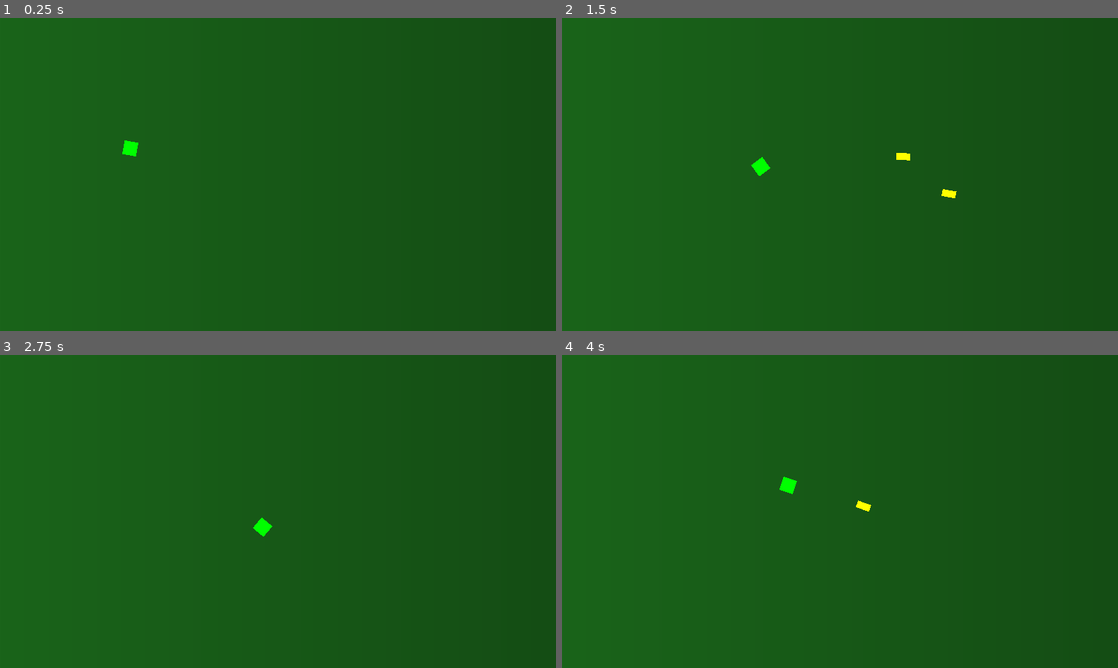
Above: before the commit, frames 1-4 (two rows, left to right).
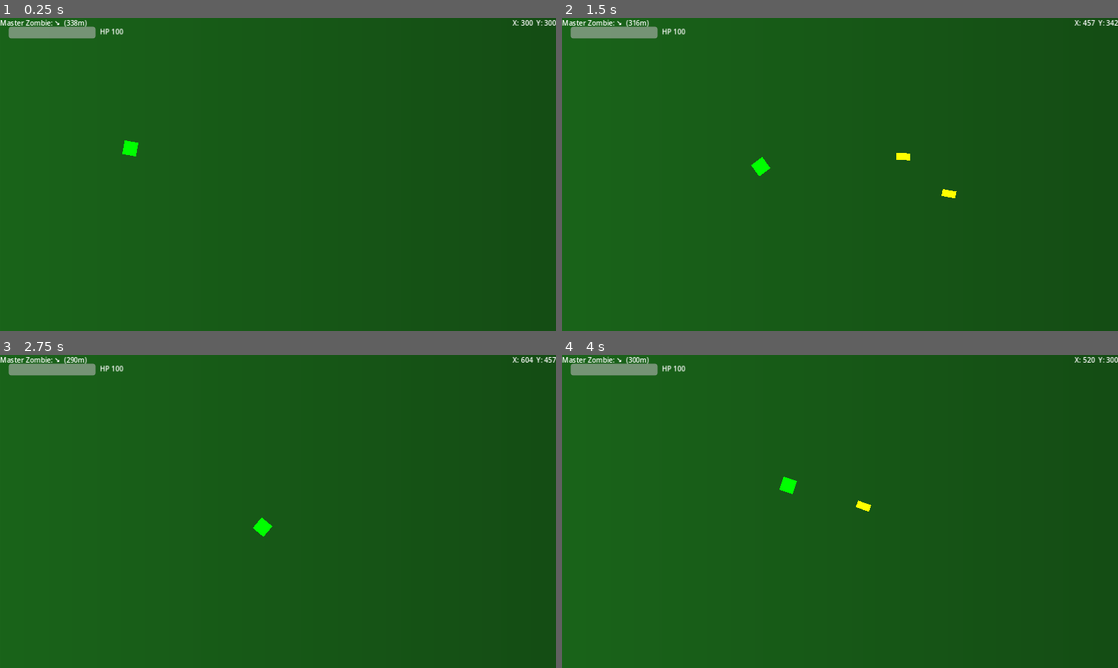
Above: after the commit, the same moments.

Repository: MKBSP/Zombie-game
Game: Godot game, scene res://scenes/world/world.tscn
Same seed, same stepped clock (60 frames per second), same inputs: the game is played once before the commit and once after it.
Inputs (mouse positions are in pixels of both pictures, inside the frame that each line leads up to):
- Up to frame 1 (0.25 s): no input
- Up to frame 2 (1.5 s): tap Enter (ui_accept) at 0.5, 0.77 s; move the mouse to (962, 158) at 0.52 s; hold D (move_right) 0.53-1.28 s; click (962, 158) at 0.67 s; move the mouse to (728, 190) at 1.27 s; hold S (move_down) from 1.28 s (still down)
- Up to frame 3 (2.75 s): tap Enter (ui_accept) at 1.52 s; move the mouse to (333, 442) at 2.02 s; release S (move_down) at 2.03 s; hold D (move_right) from 2.03 s (still down)
- Up to frame 4 (4 s): move the mouse to (812, 574) at 2.77 s; release D (move_right) at 2.78 s; hold W (move_up) 2.78-3.53 s; click (812, 574) at 2.92 s; tap Enter (ui_accept) at 3.02, 3.77 s; move the mouse to (1006, 558) at 3.52 s; hold A (move_left) from 3.53 s (still down)

The runs differ from the first frame. In frame 1, 0.9% of the frame differs, in the area x 0-100%, y 0-7%; in frame 2, 0.9%; in frame 3, 0.9%; in frame 4, 0.9%.

Commit message:
added hud now

Diff:
--- a/project.godot
+++ b/project.godot
@@ -45,6 +45,11 @@
 "events": [Object(InputEventKey,"resource_local_to_scene":false,"resource_name":"","device":-1,"window_id":0,"alt_press …(192 unchanged characters)…
 ]
 }
+toggle_debug={
+"deadzone": 0.5,
+"events": [Object(InputEventKey,"resource_local_to_scene":false,"resource_name":"","device":0,"window_id":0,"alt_pressed":false,"shift_pressed":false,"ctrl_pressed":false,"meta_pressed":false,"pressed":false,"keycode":0,"physical_keycode":4194332,"key_label":0,"unicode":0,"location":0,"echo":false,"script":null)
+]
+}
 
 [layer_names]
 
--- /dev/null
+++ b/scenes/ui/hud.gd
@@ -0,0 +1,63 @@
+extends Control
+
+@onready var hp_bar: ProgressBar = $HPBar
+@onready var hp_label: Label = $HPLabel
+@onready var compass_label: Label = $CompassLabel
+@onready var debug_coords: Label = $DebugCoords
+
+var shooter: Node2D = null
+var master_zombie: Node2D = null
+var debug_visible: bool = true
+
+
+func setup(p_shooter: Node2D, p_master_zombie: Node2D) -> void:
+	shooter = p_shooter
+	master_zombie = p_master_zombie
+	# Connect to the shooter's hp_changed signal
+	if shooter.has_signal("hp_changed"):
+		shooter.hp_changed.connect(_on_hp_changed)
+
+
+func _process(_delta: float) -> void:
+	if shooter == null:
+		return
+
+	# Update compass
+	_update_compass()
+
+	# Update debug coordinates
+	if debug_visible:
+		debug_coords.text = "X: %d  Y: %d" % [int(shooter.global_position.x), int(shooter.global_position.y)]
+	else:
+		debug_coords.text = ""
+
+
+func _unhandled_input(event: InputEvent) -> void:
+	# Toggle debug info with F1
+	if event.is_action_pressed("toggle_debug"):
+		debug_visible = not debug_visible
+
+
+func _on_hp_changed(new_hp: int) -> void:
+	hp_bar.value = new_hp
+	hp_label.text = "HP %d" % new_hp
+
+
+func _update_compass() -> void:
+	if master_zombie == null or not is_instance_valid(master_zombie):
+		compass_label.text = "Master Zombie: DEAD"
+		return
+
+	var dir := (master_zombie.global_position - shooter.global_position).normalized()
+	var angle := dir.angle()
+
+	# Convert angle to a compass arrow
+	# 8 directions
+	var arrows := ["→", "↘", "↓", "↙", "←", "↖", "↑", "↗"]
+	# angle is in radians: 0 = right, PI/2 = down, etc.
+	# Shift by half a segment (PI/8) so boundaries line up
+	var index := int(round(angle / (PI / 4.0))) % 8
+	if index < 0:
+		index += 8
+
+	compass_label.text = "Master Zombie: %s  (%dm)" % [arrows[index], int(shooter.global_position.distance_to(master_zombie.global_position) / 10)]
--- a/scenes/world/world.gd
+++ b/scenes/world/world.gd
@@ -1,4 +1,6 @@
 extends Node2D
+
+@onready var hud: Control = $HUDLayer/HUD
 
 var shooter_scene := preload("res://scenes/shooter/shooter.tscn")
 var zombie_scene := preload("res://scenes/zombie/zombie.tscn")
@@ -13,6 +15,8 @@
 	_spawn_shooter()
 	_spawn_master_zombie()
 	_spawn_standard_zombies()
+	# Set up HUD
+	hud.setup(shooter, master_zombie)
 
 
 func _create_grid() -> void:
--- a/scenes/world/world.tscn
+++ b/scenes/world/world.tscn
@@ -1,6 +1,7 @@
-[gd_scene load_steps=5 format=3 uid="uid://u1g04fuyle1k"]
+[gd_scene load_steps=6 format=3 uid="uid://u1g04fuyle1k"]
 
 [ext_resource type="Script" path="res://scenes/world/world.gd" id="1_rvrav"]
+[ext_resource type="Script" path="res://scenes/ui/hud.gd" id="2_4676e"]
 
 [sub_resource type="NavigationPolygon" id="NavigationPolygon_abdnr"]
 vertices = PackedVector2Array(2990, 3134, 10, 3134, 10, 10, 2990, 10)
@@ -28,3 +29,50 @@
 offset_bottom = 40.0
 texture = SubResource("GradientTexture2D_5ssbh")
 stretch_mode = 1
+
+[node name="HUDLayer" type="CanvasLayer" parent="."]
+layer = 20
+
+[node name="HUD" type="Control" parent="HUDLayer"]
+layout_mode = 3
+anchors_preset = 15
+anchor_right = 1.0
+anchor_bottom = 1.0
+grow_horizontal = 2
+grow_vertical = 2
+script = ExtResource("2_4676e")
+
+[node name="HPBar" type="ProgressBar" parent="HUDLayer/HUD"]
+layout_mode = 0
+offset_left = 20.0
+offset_top = 20.0
+offset_right = 220.0
+offset_bottom = 47.0
+value = 100.0
+show_percentage = false
+
+[node name="HPLabel" type="Label" parent="HUDLayer/HUD"]
+layout_mode = 0
+offset_left = 230.0
+offset_top = 20.0
+offset_right = 270.0
+offset_bottom = 43.0
+text = "HP 100"
+
+[node name="CompassLabel" type="Label" parent="HUDLayer/HUD"]
+custom_minimum_size = Vector2(20, 60)
+layout_mode = 0
+offset_right = 40.0
+offset_bottom = 23.0
+text = "Master Zombie: -> "
+
+[node name="DebugCoords" type="Label" parent="HUDLayer/HUD"]
+custom_minimum_size = Vector2(0, 20)
+layout_mode = 1
+anchors_preset = 1
+anchor_left = 1.0
+anchor_right = 1.0
+offset_left = -40.0
+offset_bottom = 23.0
+grow_horizontal = 0
+horizontal_alignment = 2
Not shown, changed: .DS_Store
